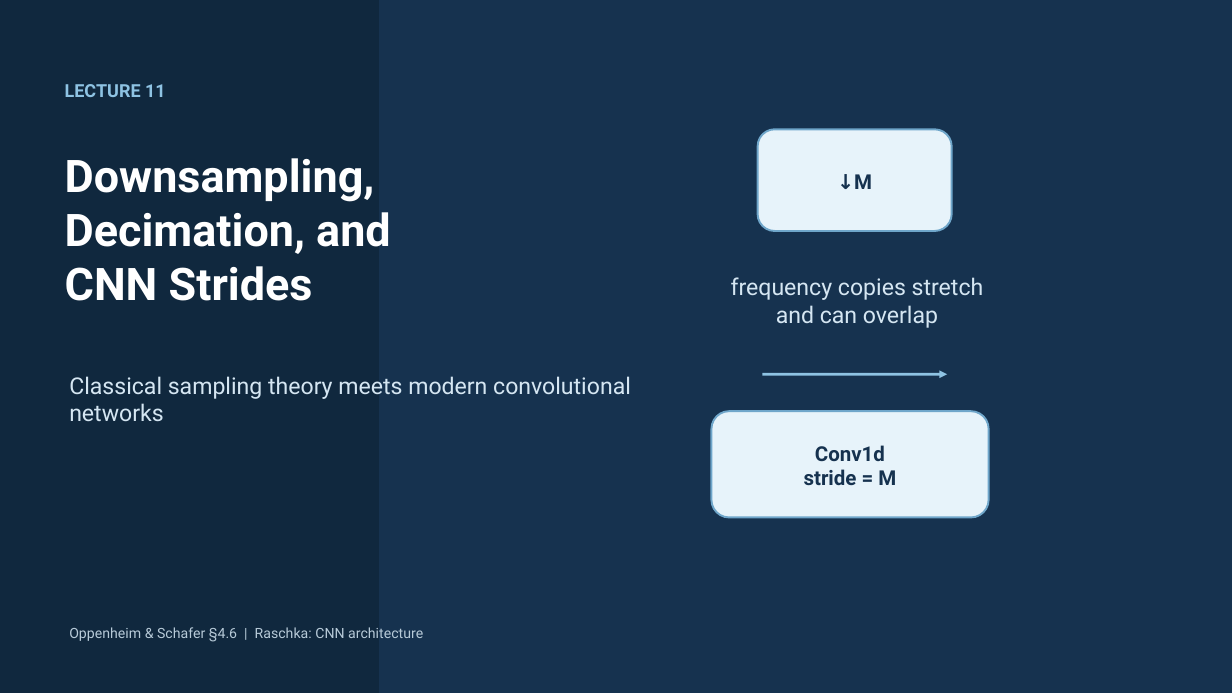
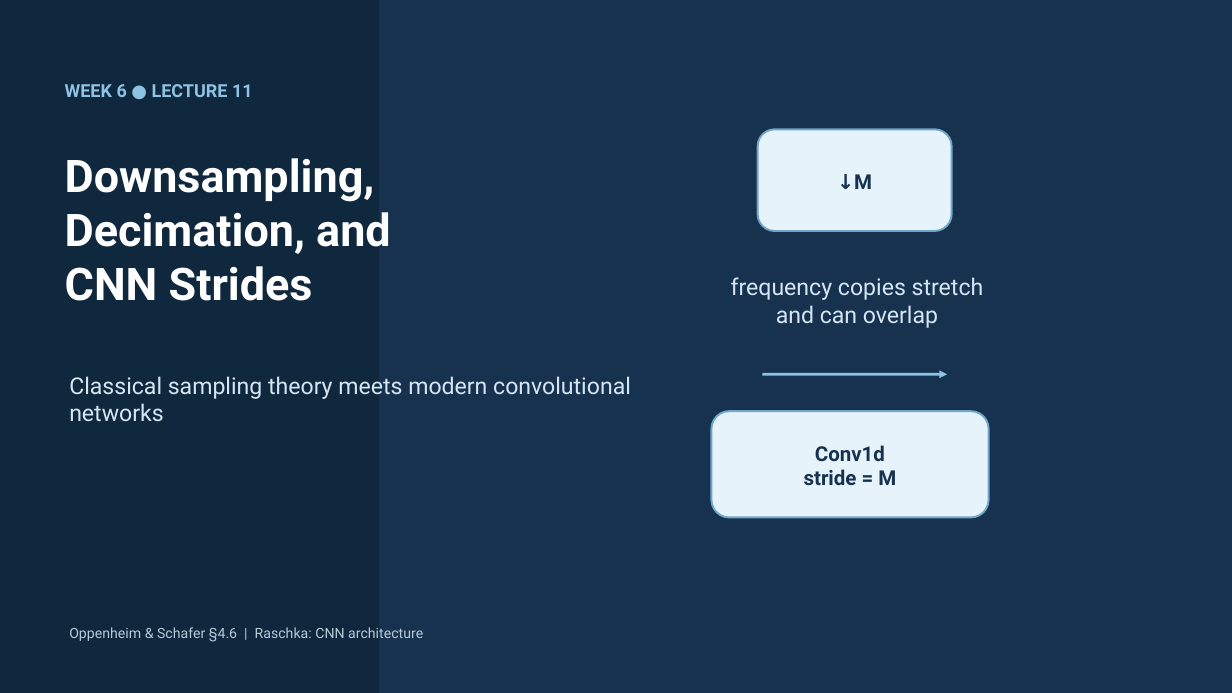
Before and after one commit to mathys2000/ecen45632_f26, a slide deck: slide 1 of python/CourseDesign/Week06e/Week6_Lecture11_Downsampling_Decimation_CNN_Strides.pptx. Drawn at 1232x693 pixels with LibreOffice and Linux fonts; fonts in the diff are those of the drawing. Boxes give left, top, right and bottom in pixels: in the first picture for what was removed or moved away, otherwise in the second. Text is boxed around its words. In the diff, an @@ line names an element or a change of style, - is before the commit and + after.

```diff
--- a/python/CourseDesign/Week06e/Week6_Lecture11_Downsampling_Decimation_CNN_Strides.pptx
+++ b/python/CourseDesign/Week06e/Week6_Lecture11_Downsampling_Decimation_CNN_Strides.pptx
@@ text at (65,84,253,97): text changed @@
-LECTURE 11
+WEEK 6 ● LECTURE 11
```
Also in this commit, not shown: 3 other slides changed, 13 other files.
